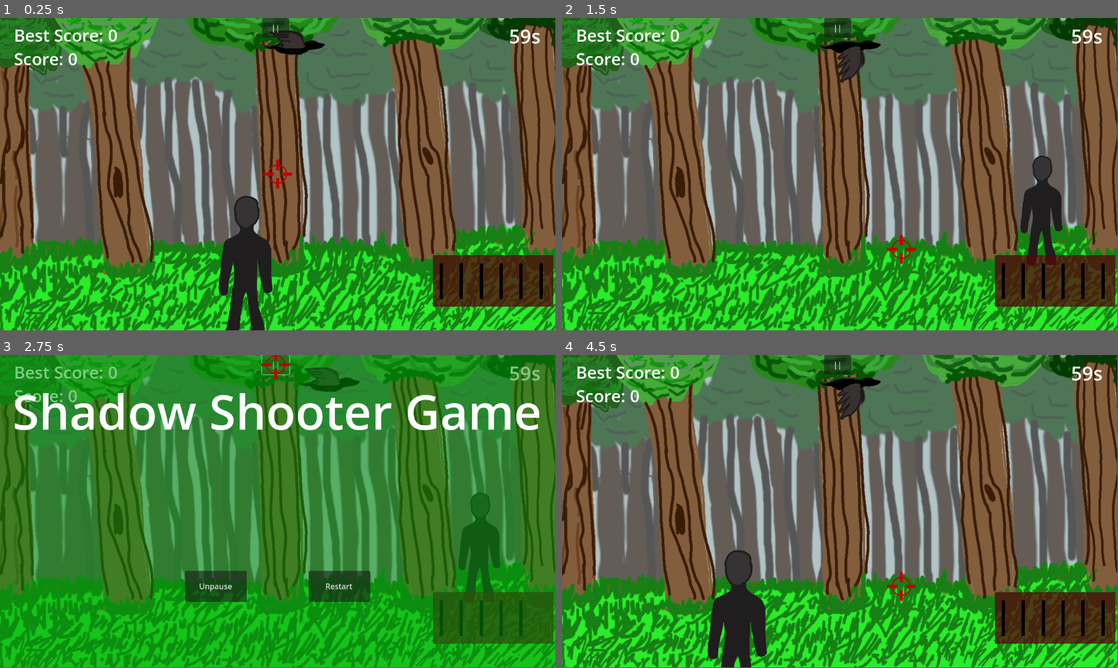
Above: before the commit, frames 1-4 (two rows, left to right).
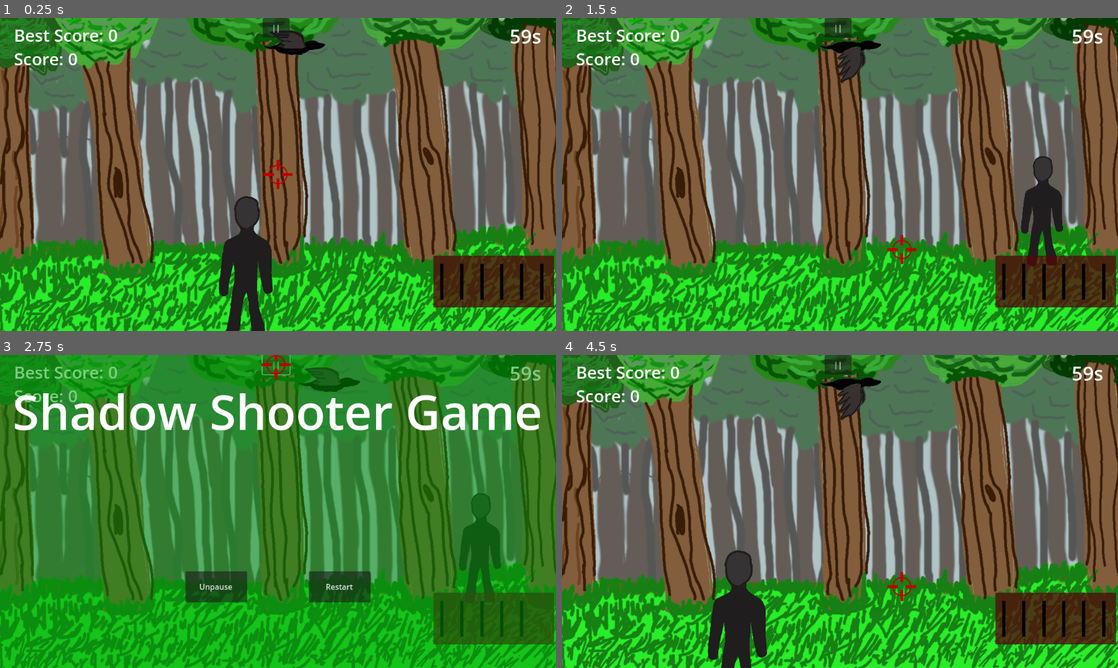
Above: after the commit, the same moments.

Repository: rolandbeni/Szakdolgozat
Game: Godot game, scene res://bg/field.tscn
The game is run twice, just before and just after one commit, with the same random seed, the same clock (stepped at 60 frames per second) and the same inputs.
Inputs:
- Up to frame 1 (0.25 s): no input
- Up to frame 2 (1.5 s): click "||" at 0.5 s; click "Restart" at 1.25 s
- Up to frame 3 (2.75 s): click "||" at 2 s
- Up to frame 4 (4.5 s): click "Restart" at 2.75 s; click "||" at 3.5 s; click "Restart" at 4.25 s
In our replay, the window is 799x449 before the commit and 800x450 after it. These sizes can differ from the game's own. Grey fills any space a smaller window leaves; there, only what the larger window draws over its background counts as a difference.

The runs differ from the first frame. In frame 1, 9.1% of the frame differs, in the area x 0-100%, y 0-100%; in frame 2, 9.3%; in frame 3, 4.7%; in frame 4, 9.0%.

Commit message:
Making the game playable in fullscreen

Diff:
--- a/project.godot
+++ b/project.godot
@@ -21,6 +21,15 @@
 GlobalControl="*res://Gui/control.tscn"
 SaveBestScore="*res://Save_best_score.gd"
 
+[display]
+
+window/stretch/mode="viewport"
+
+[filesystem]
+
+import/blender/enabled.web=true
+import/fbx/enabled.web=true
+
 [input]
 
 shoot={
